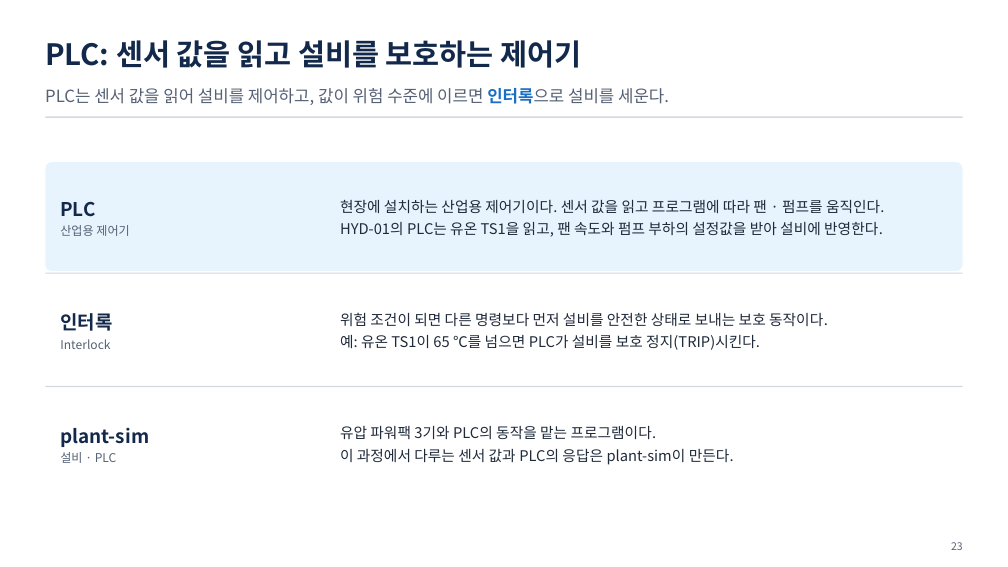
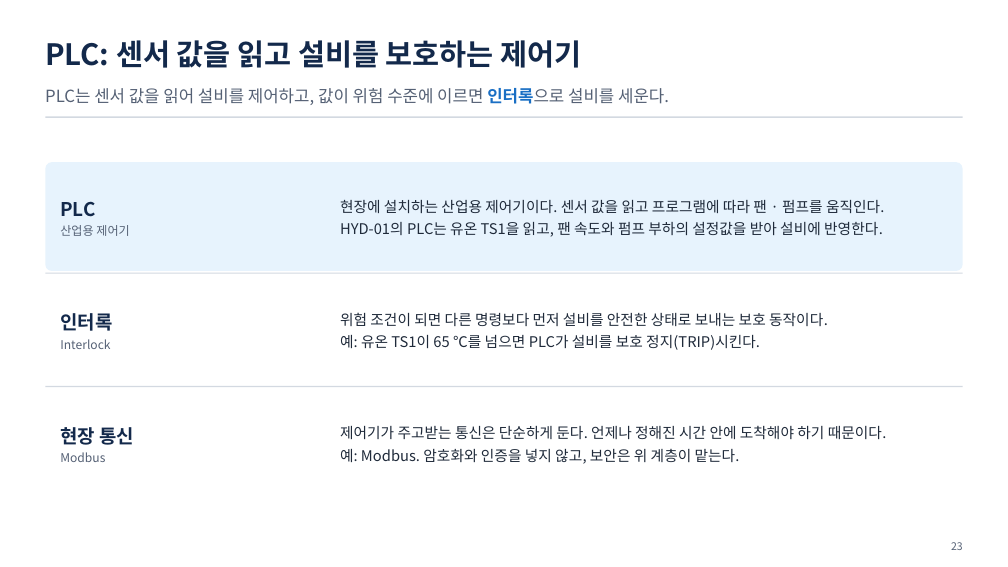
Before and after one commit to uengine-oss/hyd-iot-edu, a slide deck: slide 23 of course/slides/practical/실전반_01일차.pptx. Drawn at 1008x567 pixels with LibreOffice and Linux fonts; fonts in the diff are those of the drawing. Boxes give left, top, right and bottom in pixels: in the first picture for what was removed or moved away, otherwise in the second. Text is boxed around its words. In the diff, an @@ line names an element or a change of style, - is before the commit and + after.

```diff
--- a/course/slides/practical/실전반_01일차.pptx
+++ b/course/slides/practical/실전반_01일차.pptx
@@ text at [60, 427, 134, 462]: text changed; size 18 to 11.5 pt; text colour #13294B to #556175; bold off @@
-plant-sim
-설비 · PLC
+현장 통신
+Modbus
@@ text at [340, 426, 887, 464]: text changed @@
-유압 파워팩 3기와 PLC의 동작을 맡는 프로그램이다.
-이 과정에서 다루는 센서 값과 PLC의 응답은 plant-sim이 만든다.
+제어기가 주고받는 통신은 단순하게 둔다. 언제나 정해진 시간 안에 도착해야 하기 때문이다.
+예: Modbus. 암호화와 인증을 넣지 않고, 보안은 위 계층이 맡는다.
```
Also in this commit, not shown: 4 other slides changed, 7 other files.
